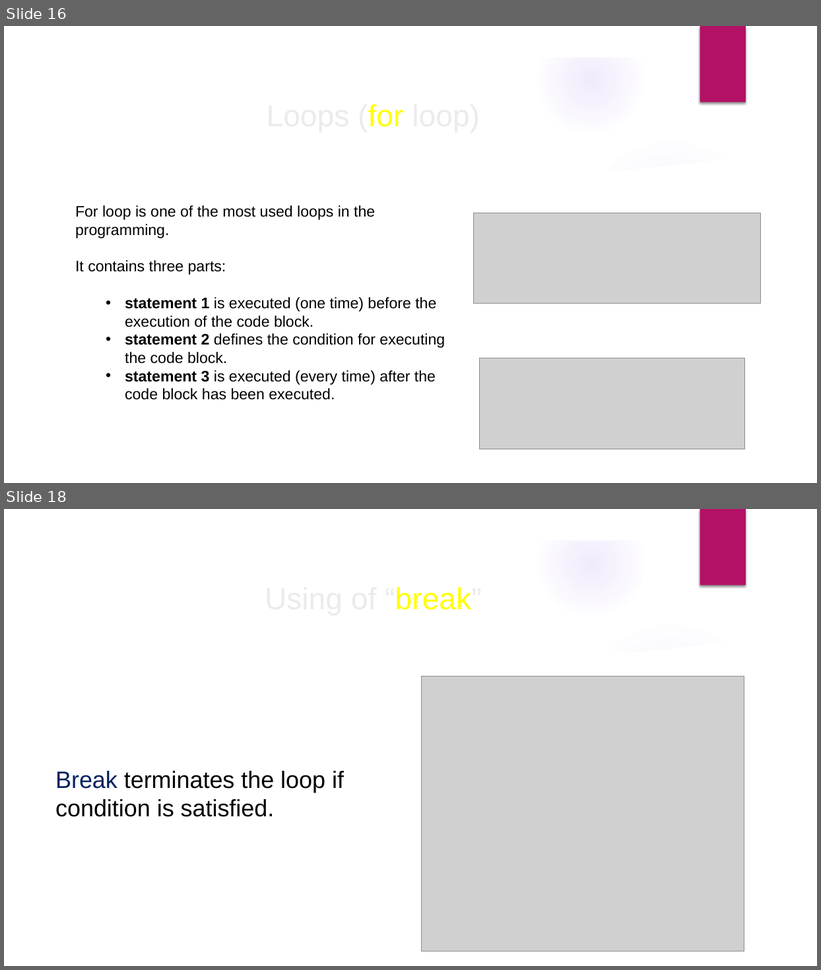
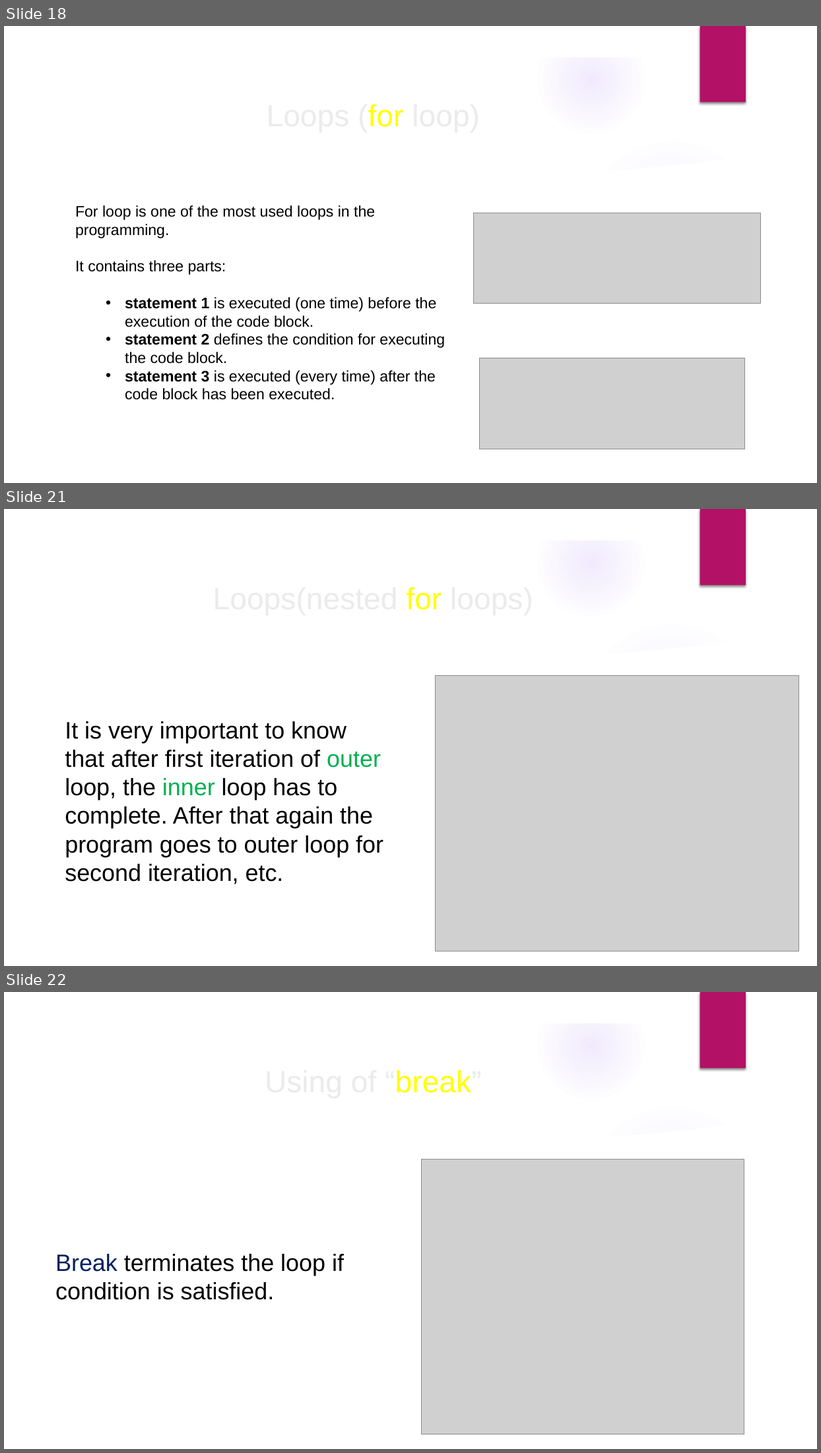
Before and after one commit to velizar92/CSharp-Programming-Presentations, a slide deck: C# Basics.pptx. Shown one above the other, each under a label of ours: slides 16 and 18 before the commit, slides 18, 21 and 22 after it; the slides between them are not shown. The pictures are 821x970 and 821x1453 pixels, drawn with LibreOffice and Linux fonts; fonts in the diff are those of the drawing; grey boxes stand for pictures; background and template pictures are left out. Boxes give left, top, right and bottom in pixels: in the first picture for what was removed or moved away, otherwise in the second. Text is boxed around its words. In the diff, an @@ line names an element or a change of style, - is before the commit and + after.

```diff
--- a/C# Basics.pptx
+++ b/C# Basics.pptx
@@ slide 21 added at [4,509,817,966], background picture (left out); not listed: 9 template elements that a slide beside it also shows @@
@@ title added at [406,587,442,610], 36 pt, text #EBEBEB @@
+Loops(nested for loops)
@@ picture added at [436,675,800,951] @@
@@ text added at [65,722,384,885], 28 pt, text #000000 @@
+It is very important to know that after first iteration of outer loop, the inner loop has to complete. After that again the program goes to outer loop for second iteration, etc.
@@ what was slide 16 is now slide 18 @@
@@ what was slide 18 is now slide 22 @@
```
Also in this commit, not shown: 6 slides changed, 5 other slides added, 1 slide removed.
